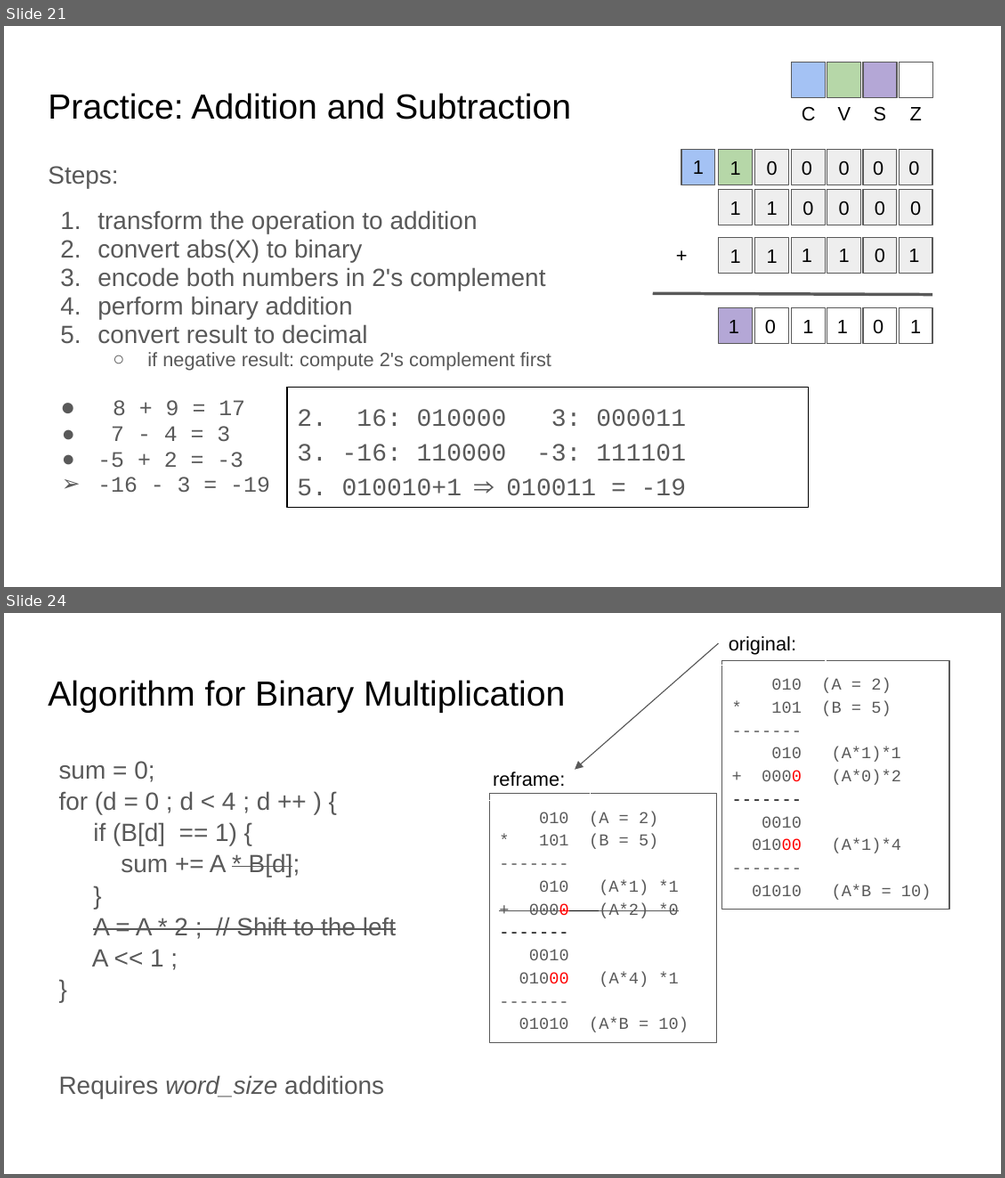
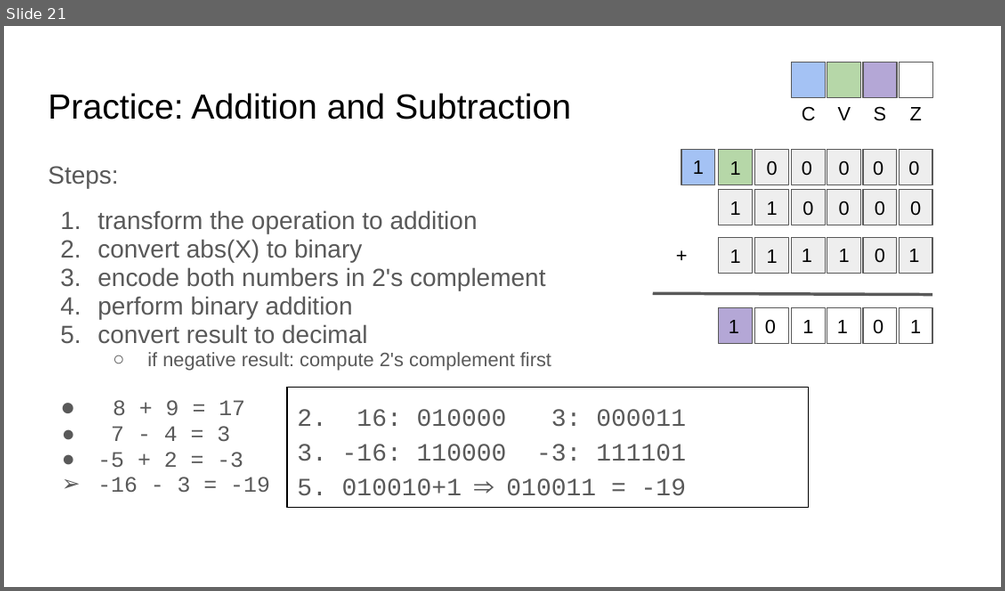
Before and after one commit to COMP122/comp122-s23, a slide deck: format-encodings/documents/ARCHIVE/base-encoding-and-mathematical-operations.pptx. Shown one above the other, each under a label of ours: slides 21 and 24 before the commit, slide 21 after it; the slides between them are not shown. The pictures are 1005x1178 and 1005x591 pixels, drawn with LibreOffice and Linux fonts; fonts in the diff are those of the drawing. Boxes give left, top, right and bottom in pixels: in the first picture for what was removed or moved away, otherwise in the second. Text is boxed around its words. In the diff, an @@ line names an element or a change of style, - is before the commit and + after.

```diff
--- a/format-encodings/documents/ARCHIVE/base-encoding-and-mathematical-operations.pptx
+++ b/format-encodings/documents/ARCHIVE/base-encoding-and-mathematical-operations.pptx
@@ slide 24 removed at <box>4,613,1001,1174</box>, background #FFFFFF @@
@@ rectangle removed at <box>719,622,826,666</box> @@
-original:
@@ arrow removed from (719, 643) to (574, 770) @@
@@ rectangle removed at <box>721,661,949,909</box> @@
-010 (A = 2)
-* 101 (B = 5)
--------
-010 (A*1)*1
-+ 0000 (A*0)*2
--------
-0010
-01000 (A*1)*4
--------
-01010 (A*B = 10)
@@ title removed at <box>48,680,565,713</box> @@
-Algorithm for Binary Multiplication
@@ text removed at <box>59,761,396,1099</box> @@
-sum = 0;
-for (d = 0 ; d < 4 ; d ++ ) {
-if (B[d] == 1) {
-sum += A * B[d];
-}
-A = A * 2 ; // Shift to the left
-A << 1 ;
-}
-Requires word_size additions
@@ rectangle removed at <box>483,756,591,801</box> @@
-reframe:
@@ rectangle removed at <box>489,794,717,1042</box> @@
-010 (A = 2)
-* 101 (B = 5)
--------
-010 (A*1) *1
-+ 0000 (A*2) *0
--------
-0010
-01000 (A*4) *1
--------
-01010 (A*B = 10)
```
Also in this commit, not shown: 9 slides changed, 2 other slides removed, 3 other files.
